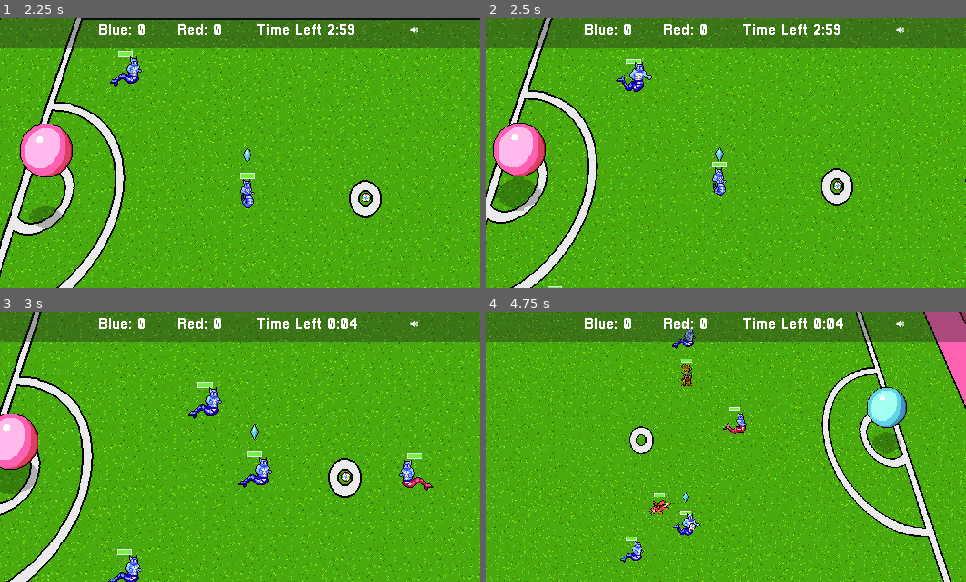
Above: before the commit, frames 1-4 (two rows, left to right).
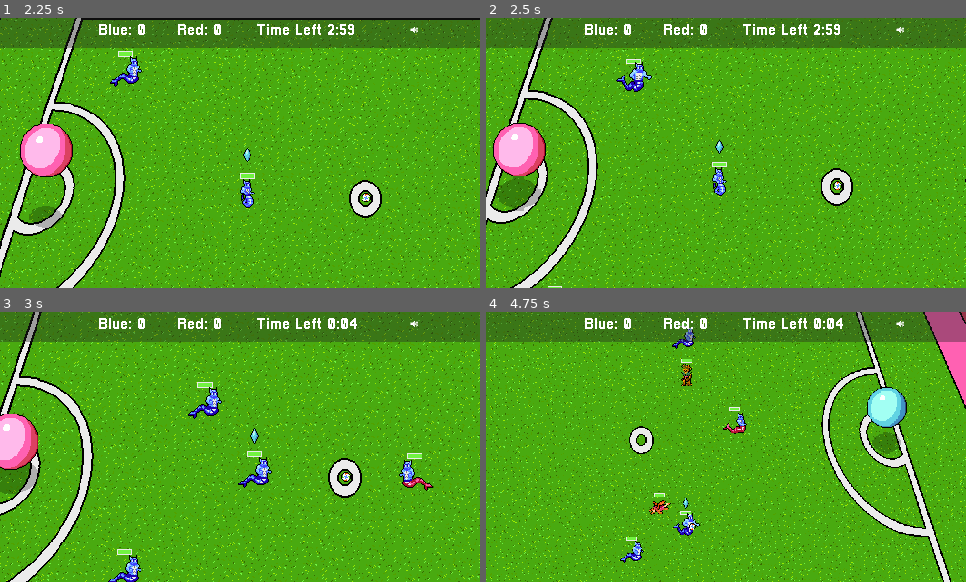
Above: after the commit, the same moments.

Repository: gamkedo-la/Elementaball
Game: Godot game, scene res://UI/StartMenu.tscn
Same seed, same stepped clock (60 frames per second), same inputs: the game is played once before the commit and once after it.
Inputs (mouse positions are in pixels of both pictures, inside the frame that each line leads up to):
- Up to frame 1 (2.25 s): click "New Game" at 0.5 s; click "Next" at 1.25 s; click "Start" at 2 s
- Up to frame 2 (2.5 s): no input
- Up to frame 3 (3 s): move the mouse to (316, 328) at 2.77 s; hold Right (ui_right) from 2.78 s (still down); hold T (time_hack) from 2.78 s (still down)
- Up to frame 4 (4.75 s): move the mouse to (630, 460) at 3.52 s; release Right (ui_right) at 3.53 s; release T (time_hack) at 3.53 s; hold Down (ui_down) 3.53-4.28 s; tap T (time_hack) at 3.6 s; move the mouse to (774, 387) at 4.27 s; hold Right (ui_right) from 4.28 s (still down); hold T (time_hack) from 4.28 s (still down)

Frame 1 is identical in both runs. In frame 2, less than 0.1% of the frame differs, in the area x 47-50%, y 45-53%; in frame 3, less than 0.1%; in frame 4, less than 0.1%.

Commit message:
Win all four matches to become league champion

Diff:
--- a/Node2D.tscn
+++ b/Node2D.tscn
@@ -412,7 +412,7 @@
 
 [node name="AnimatedSprite" parent="Player/Health Bar" index="1"]
 visible = true
-frame = 4
+frame = 2
 
 [node name="AnimationTree" parent="Player" index="1"]
 parameters/playback = SubResource( 1 )
@@ -432,7 +432,7 @@
 starting_stats = ExtResource( 10 )
 
 [node name="AnimatedSprite" parent="Player2/Health Bar" index="1"]
-frame = 4
+frame = 2
 
 [node name="AnimationTree" parent="Player2" index="1"]
 parameters/playback = SubResource( 2 )
@@ -447,7 +447,7 @@
 starting_stats = ExtResource( 10 )
 
 [node name="AnimatedSprite" parent="Player3/Health Bar" index="1"]
-frame = 4
+frame = 2
 
 [node name="AnimationTree" parent="Player3" index="1"]
 parameters/playback = SubResource( 3 )
@@ -460,7 +460,6 @@
 z_index = 3
 frames = SubResource( 16 )
 animation = "plant ball"
-frame = 3
 playing = true
 script = ExtResource( 16 )
 
@@ -539,7 +538,7 @@
 
 [node name="AnimatedSprite" parent="Enemy/Health Bar" index="1"]
 position = Vector2( 7.8787, -8.25085 )
-frame = 8
+frame = 6
 
 [node name="AnimationTree" parent="Enemy" index="5"]
 parameters/playback = SubResource( 17 )
@@ -564,7 +563,7 @@
 margin_bottom = -21.0
 
 [node name="AnimatedSprite" parent="Enemy3/Health Bar" index="1"]
-frame = 8
+frame = 6
 
 [node name="AnimationTree" parent="Enemy3" index="5"]
 parameters/playback = SubResource( 18 )
@@ -586,7 +585,7 @@
 margin_bottom = -21.0
 
 [node name="AnimatedSprite" parent="Enemy2/Health Bar" index="1"]
-frame = 8
+frame = 6
 
 [node name="EnemyCollider" parent="Enemy2" index="3"]
 rotation = 1.52987
--- a/Scene Controller.gd
+++ b/Scene Controller.gd
@@ -18,6 +18,7 @@
 signal pitchSet(pitch)
 signal winner(winner)
 signal gameLoaded()
+signal champion()
 
 var playerIndex = 0
 
--- a/TournamentStandings.gd
+++ b/TournamentStandings.gd
@@ -24,6 +24,13 @@
 		if selectedPitch == "Mixed":
 			mixedPitch = true
 		get_node("../SaveSystem").save_game()
+	var allPitches = [bluePitch, redPitch, greenPitch, mixedPitch]
+	var wins = 0
+	for pitch in allPitches:
+		if pitch == true:
+			wins += 1
+	if wins >= 4:
+		SceneController.emit_signal("champion")
 
 func save():
 	var save_dict = {
--- /dev/null
+++ b/UI/Player Select Menu/Champion.gd
@@ -0,0 +1,14 @@
+extends Label
+
+
+# Declare member variables here. Examples:
+# var a = 2
+# var b = "text"
+
+
+# Called when the node enters the scene tree for the first time.
+func _ready():
+	SceneController.connect("champion", self, "set_champion")
+
+func set_champion():
+	self.text = "You've won all four matches! You're league champion!!!"
--- a/UI/Player Select Menu/PlayerSelectMenu.tscn
+++ b/UI/Player Select Menu/PlayerSelectMenu.tscn
@@ -22,6 +22,7 @@
 [ext_resource path="res://Art/UI/UI_theme.tres" type="Theme" id=20]
 [ext_resource path="res://Art/green_pitch.tres" type="Resource" id=21]
 [ext_resource path="res://QuitButton.gd" type="Script" id=22]
+[ext_resource path="res://UI/Player Select Menu/Champion.gd" type="Script" id=23]
 
 [sub_resource type="Theme" id=1]
 
@@ -583,6 +584,7 @@
 script = ExtResource( 19 )
 
 [node name="EndGameMenuPopup" type="PopupPanel" parent="."]
+visible = true
 anchor_right = 1.0
 anchor_bottom = 1.0
 script = ExtResource( 16 )
@@ -604,31 +606,31 @@
 [node name="SelectionMenuContainer" type="VBoxContainer" parent="EndGameMenuPopup/MarginContainer"]
 margin_left = 12.0
 margin_right = 258.0
-margin_bottom = 194.0
+margin_bottom = 203.0
 __meta__ = {
 "_edit_use_anchors_": false
 }
 
 [node name="MarginContainer" type="MarginContainer" parent="EndGameMenuPopup/MarginContainer/SelectionMenuContainer"]
 margin_right = 246.0
-margin_bottom = 179.0
+margin_bottom = 203.0
 custom_constants/margin_top = 51
 
 [node name="HBoxContainer" type="HBoxContainer" parent="EndGameMenuPopup/MarginContainer/SelectionMenuContainer/MarginContainer"]
 margin_top = 51.0
 margin_right = 246.0
-margin_bottom = 179.0
+margin_bottom = 203.0
 alignment = 1
 
 [node name="VBoxContainer" type="VBoxContainer" parent="EndGameMenuPopup/MarginContainer/SelectionMenuContainer/MarginContainer/HBoxContainer"]
-margin_left = 51.0
-margin_right = 194.0
-margin_bottom = 128.0
+margin_left = 13.0
+margin_right = 232.0
+margin_bottom = 152.0
 custom_constants/separation = 16
 alignment = 1
 
 [node name="EndCondition" type="Label" parent="EndGameMenuPopup/MarginContainer/SelectionMenuContainer/MarginContainer/HBoxContainer/VBoxContainer"]
-margin_right = 143.0
+margin_right = 219.0
 margin_bottom = 8.0
 custom_fonts/font = ExtResource( 8 )
 text = "Time's Up!"
@@ -638,7 +640,7 @@
 
 [node name="FinalScore" type="Label" parent="EndGameMenuPopup/MarginContainer/SelectionMenuContainer/MarginContainer/HBoxContainer/VBoxContainer"]
 margin_top = 24.0
-margin_right = 143.0
+margin_right = 219.0
 margin_bottom = 32.0
 custom_fonts/font = ExtResource( 8 )
 text = "Final Score: Blue: 0 Red: 0"
@@ -649,7 +651,7 @@
 
 [node name="XTeamWon" type="Label" parent="EndGameMenuPopup/MarginContainer/SelectionMenuContainer/MarginContainer/HBoxContainer/VBoxContainer"]
 margin_top = 48.0
-margin_right = 143.0
+margin_right = 219.0
 margin_bottom = 56.0
 custom_fonts/font = ExtResource( 8 )
 text = "You Won!"
@@ -658,19 +660,30 @@
 "_edit_use_anchors_": false
 }
 
+[node name="Champion" type="Label" parent="EndGameMenuPopup/MarginContainer/SelectionMenuContainer/MarginContainer/HBoxContainer/VBoxContainer"]
+margin_top = 72.0
+margin_right = 219.0
+margin_bottom = 80.0
+custom_fonts/font = ExtResource( 8 )
+text = "Win all four matches to become champion!"
+script = ExtResource( 23 )
+__meta__ = {
+"_edit_use_anchors_": false
+}
+
 [node name="RestartButton" type="Button" parent="EndGameMenuPopup/MarginContainer/SelectionMenuContainer/MarginContainer/HBoxContainer/VBoxContainer"]
-margin_top = 72.0
+margin_top = 96.0
 margin_right = 67.0
-margin_bottom = 92.0
+margin_bottom = 116.0
 size_flags_horizontal = 0
 custom_fonts/font = ExtResource( 8 )
 text = "Play Again"
 script = ExtResource( 15 )
 
 [node name="QuitButton" type="Button" parent="EndGameMenuPopup/MarginContainer/SelectionMenuContainer/MarginContainer/HBoxContainer/VBoxContainer"]
-margin_top = 108.0
+margin_top = 132.0
 margin_right = 33.0
-margin_bottom = 128.0
+margin_bottom = 152.0
 size_flags_horizontal = 0
 text = "Quit"
 script = ExtResource( 22 )
Not shown: 1 places in UI/Player Select Menu/PlayerSelectMenu.tscn that only renumber resources
